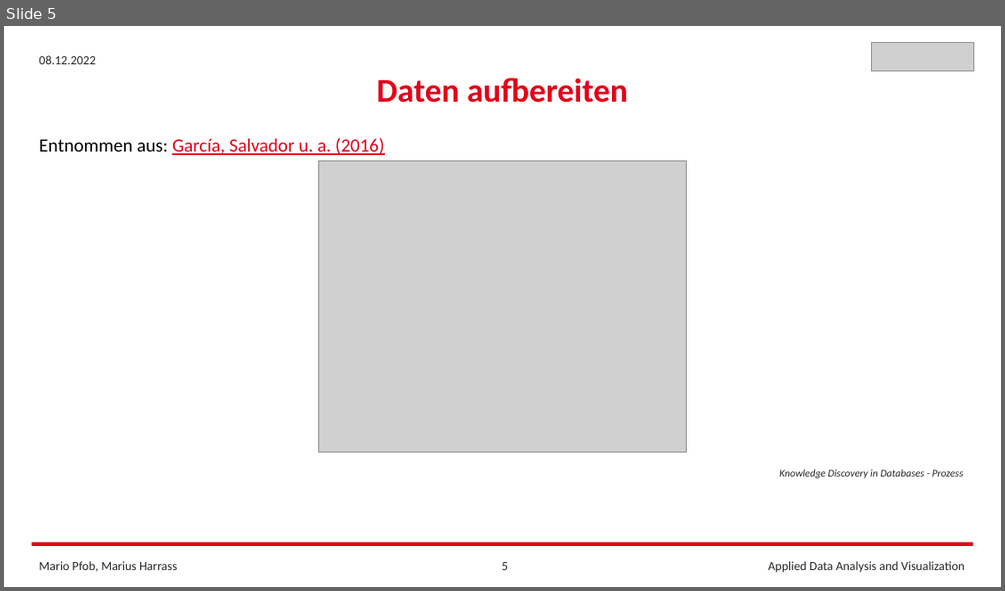
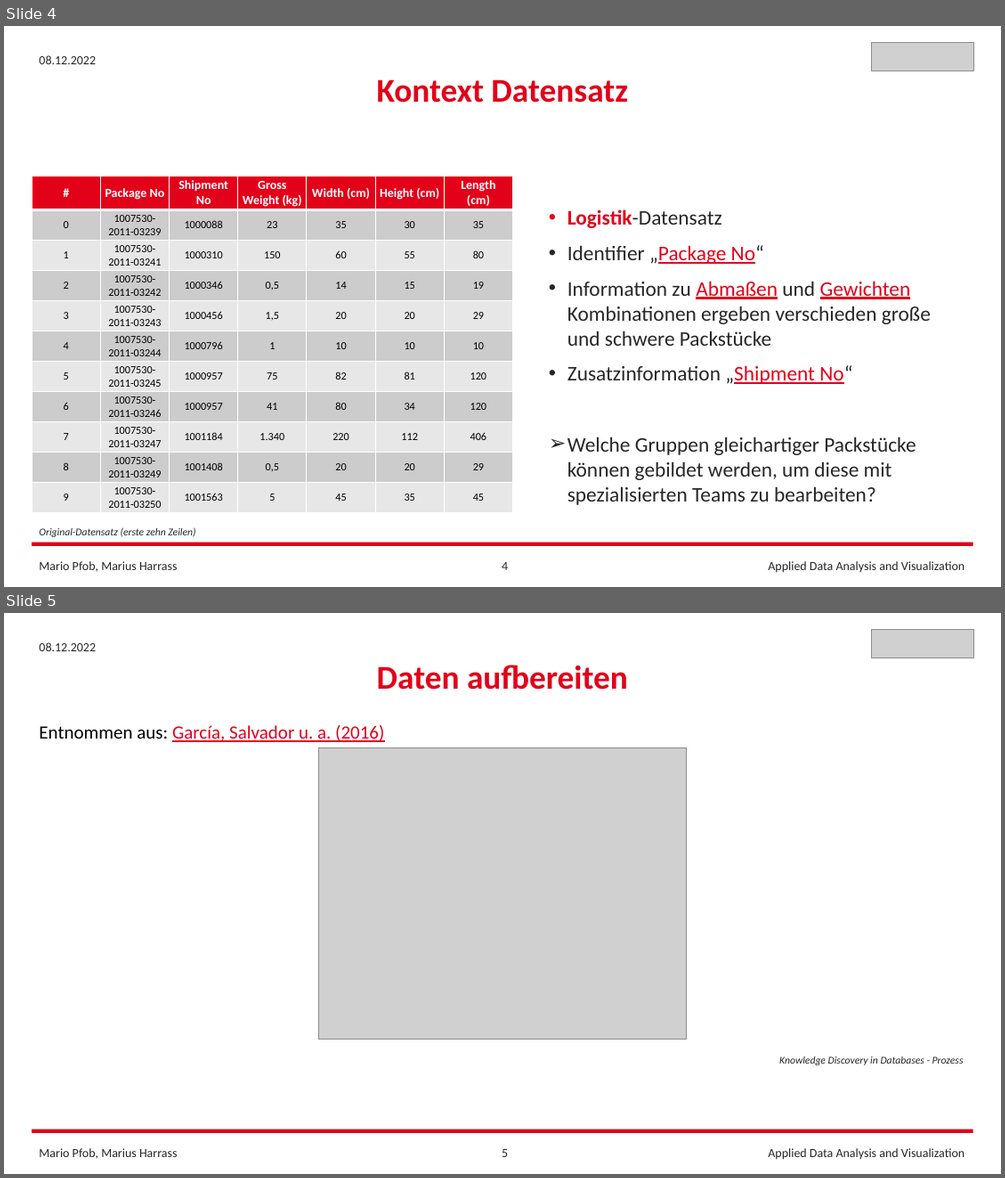
Before and after one commit to FrankCastlepancakes/ClusteringScikitLearn, a slide deck: Clustering_Scikit_Learn.pptx. Shown one above the other, each under a label of ours: slide 5 before the commit, slides 4 and 5 after it. The pictures are 1005x591 and 1005x1178 pixels, drawn with LibreOffice and Linux fonts; fonts in the diff are those of the drawing; grey boxes stand for pictures. Boxes give left, top, right and bottom in pixels: in the first picture for what was removed or moved away, otherwise in the second. Text is boxed around its words. In the diff, an @@ line names an element or a change of style, - is before the commit and + after.

```diff
--- a/Clustering_Scikit_Learn.pptx
+++ b/Clustering_Scikit_Learn.pptx
@@ slide 4 added at box(4, 26, 1001, 587), background #FFFFFF @@
@@ picture added at box(872, 42, 974, 70) @@
@@ text added at box(39, 55, 96, 64), 12 pt, text #262626 @@
+08.12.2022
@@ text added at box(377, 79, 628, 103), 32 pt, text #E30019, bold @@
+Kontext Datensatz
@@ table added at box(32, 176, 513, 513), 11 rows, 7 columns @@
+# | Package No | Shipment No | Gross Weight (kg) | Width (cm) | Height (cm) | Length (cm)
+0 | 1007530-2011-03239 | 1000088 | 23 | 35 | 30 | 35
+1 | 1007530-2011-03241 | 1000310 | 150 | 60 | 55 | 80
+2 | 1007530-2011-03242 | 1000346 | 0,5 | 14 | 15 | 19
+3 | 1007530-2011-03243 | 1000456 | 1,5 | 20 | 20 | 29
+4 | 1007530-2011-03244 | 1000796 | 1 | 10 | 10 | 10
+5 | 1007530-2011-03245 | 1000957 | 75 | 82 | 81 | 120
+6 | 1007530-2011-03246 | 1000957 | 41 | 80 | 34 | 120
+7 | 1007530-2011-03247 | 1001184 | 1.340 | 220 | 112 | 406
+8 | 1007530-2011-03249 | 1001408 | 0,5 | 20 | 20 | 29
+9 | 1007530-2011-03250 | 1001563 | 5 | 45 | 35 | 45
@@ text added at box(567, 209, 930, 505), 20 pt, text #262626 @@
+• Logistik-Datensatz
+• Identifier „Package No“
+• Information zu Abmaßen und Gewichten
+  Kombinationen ergeben verschieden große und schwere Packstücke
+• Zusatzinformation „Shipment No“
+➢ Welche Gruppen gleichartiger Packstücke können gebildet werden, um diese mit spezialisierten Teams zu bearbeiten?
@@ text added at box(39, 527, 195, 537), 10 pt, text #262626, italic @@
+Original-Datensatz (erste zehn Zeilen)
@@ rectangle added at box(32, 542, 973, 546), fill #E30019 @@
@@ text added at box(39, 561, 177, 572), 12 pt, text #262626 @@
+Mario Pfob, Marius Harrass
@@ page number added at box(502, 562, 508, 570), 12 pt, text #262626 @@
+4
@@ text added at box(768, 561, 964, 572), 12 pt, text #262626 @@
+Applied Data Analysis and Visualization
```
Also in this commit, not shown: 2 slides changed, 6 other slides added, 2 slides removed, 3 other files.
